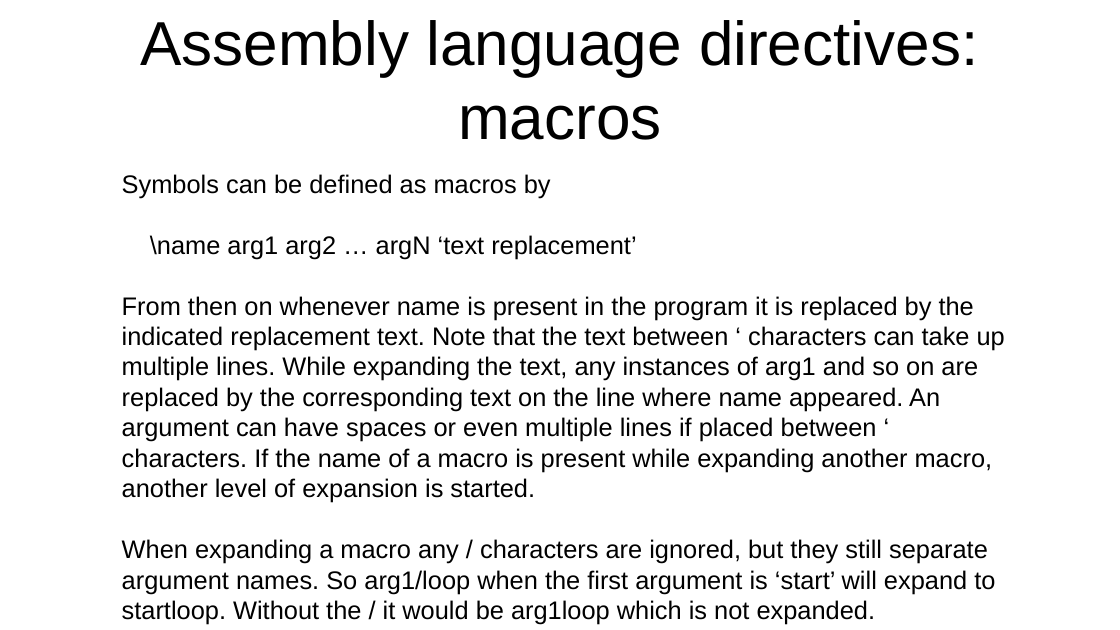
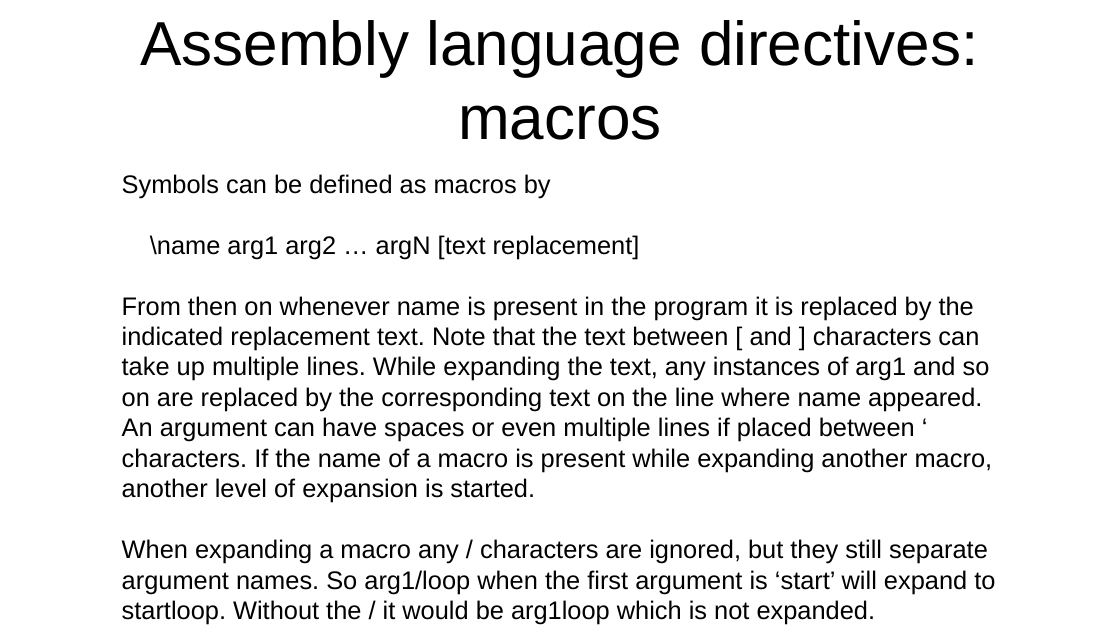
Before and after one commit to jeceljr/baby8, a slide deck: slide 18 of doc/baby8.odp. Drawn at 1120x630 pixels with LibreOffice and Linux fonts; fonts in the diff are those of the drawing. Boxes give left, top, right and bottom in pixels: in the first picture for what was removed or moved away, otherwise in the second. Text is boxed around its words. In the diff, an @@ line names an element or a change of style, - is before the commit and + after.

```diff
--- a/doc/baby8.odp
+++ b/doc/baby8.odp
@@ text at (122,235,993,503): text changed @@
-\name arg1 arg2 … argN ‘text replacement’
-From then on whenever name is present in the program it is replaced by the indicated replacement text. Note that the text between ‘ characters can take up multiple lines. While expanding the text, any instances of arg1 and so on are replaced by the corresponding text on the line where name appeared. An argument can have spaces or even multiple lines if placed between ‘ characters. If the name of a macro is present while expanding another macro, another level of expansion is started.
+\name arg1 arg2 … argN [text replacement]
+From then on whenever name is present in the program it is replaced by the indicated replacement text. Note that the text between [ and ] characters can take up multiple lines. While expanding the text, any instances of arg1 and so on are replaced by the corresponding text on the line where name appeared. An argument can have spaces or even multiple lines if placed between ‘ characters. If the name of a macro is present while expanding another macro, another level of expansion is started.
```
Also in this commit, not shown: 3 other slides changed, 2 other files.
